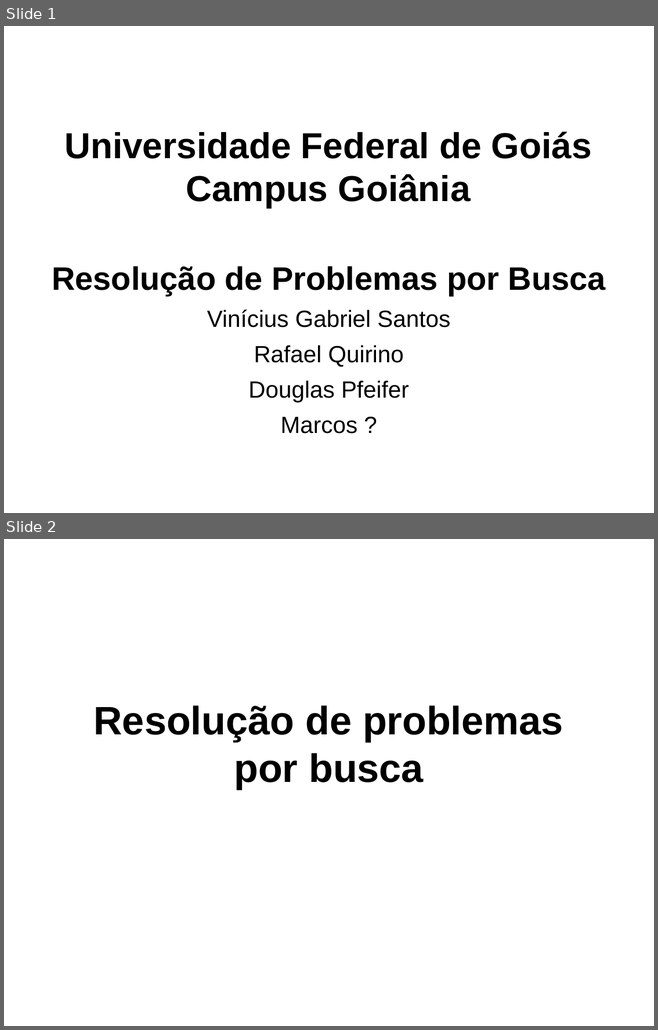
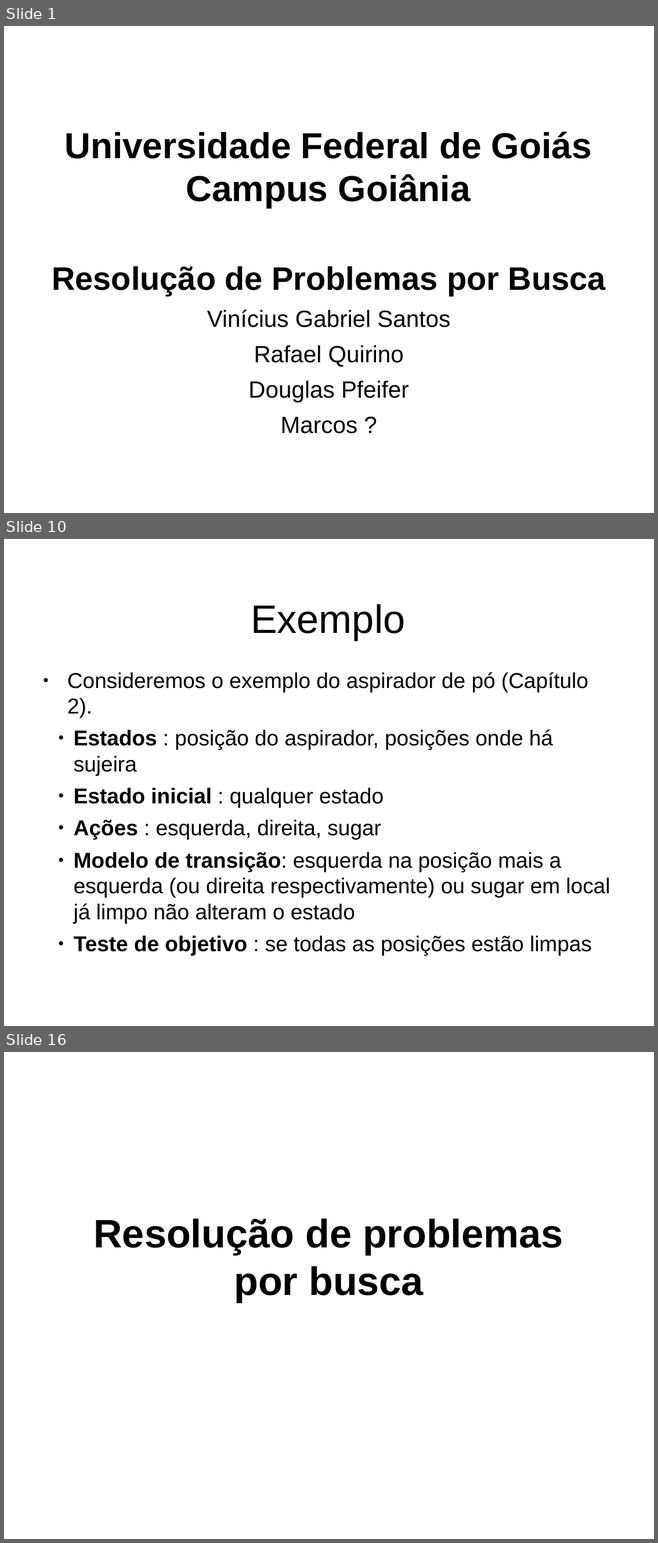
Before and after one commit to RafaelQuirino/SearchingProblems, a slide deck: slides.odp. Shown one above the other, each under a label of ours: slides 1 and 2 before the commit, slides 1, 10 and 16 after it; the slides between them are not shown. The pictures are 658x1030 and 658x1543 pixels, drawn with LibreOffice and Linux fonts; fonts in the diff are those of the drawing; background and template pictures are left out. Boxes give left, top, right and bottom in pixels: in the first picture for what was removed or moved away, otherwise in the second. Text is boxed around its words. In the diff, an @@ line names an element or a change of style, - is before the commit and + after.

```diff
--- a/slides.odp
+++ b/slides.odp
@@ slide 10 added at bbox=[4, 539, 654, 1026], background picture (left out) @@
@@ title added at bbox=[250, 604, 405, 640], 44 pt, text #000000 @@
+Exemplo
@@ text added at bbox=[67, 672, 610, 955], 23.8 pt, text #000000 @@
+● Consideremos o exemplo do aspirador de pó (Capítulo 2).
+  ● Estados : posição do aspirador, posições onde há sujeira
+  ● Estado inicial : qualquer estado
+  ● Ações : esquerda, direita, sugar
+  ● Modelo de transição: esquerda na posição mais a esquerda (ou direita respectivamente) ou sugar em local já limpo não alteram o estado
+  ● Teste de objetivo : se todas as posições estão limpas
@@ what was slide 2 is now slide 16 @@
```
Also in this commit, not shown: 13 other slides added, 5 other files.
